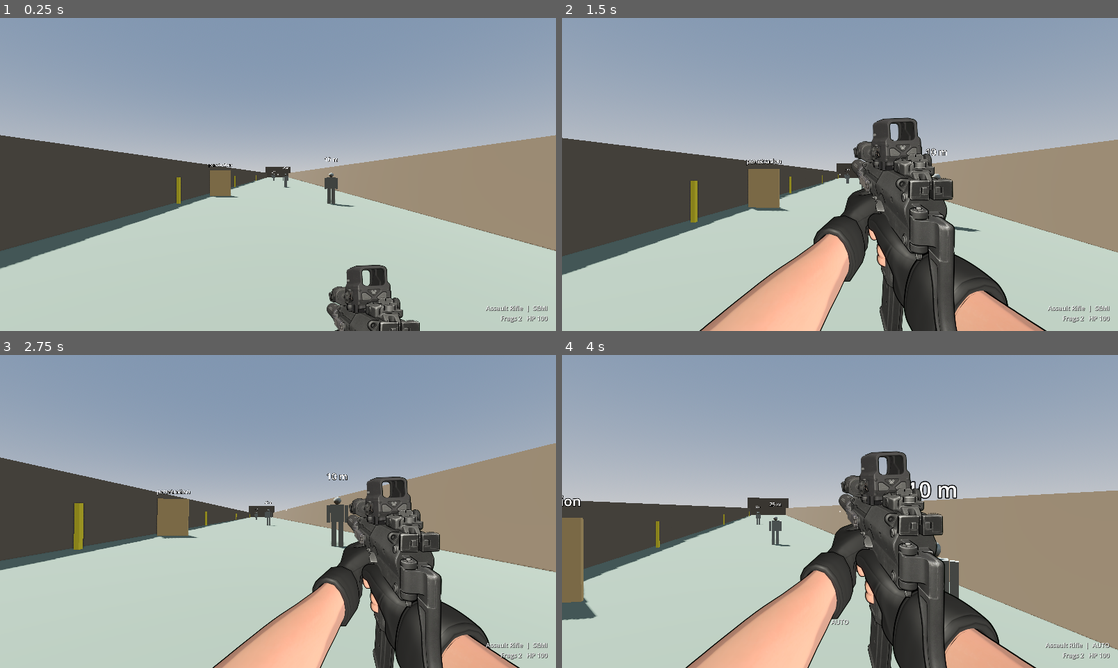
Above: before the commit, frames 1-4 (two rows, left to right).
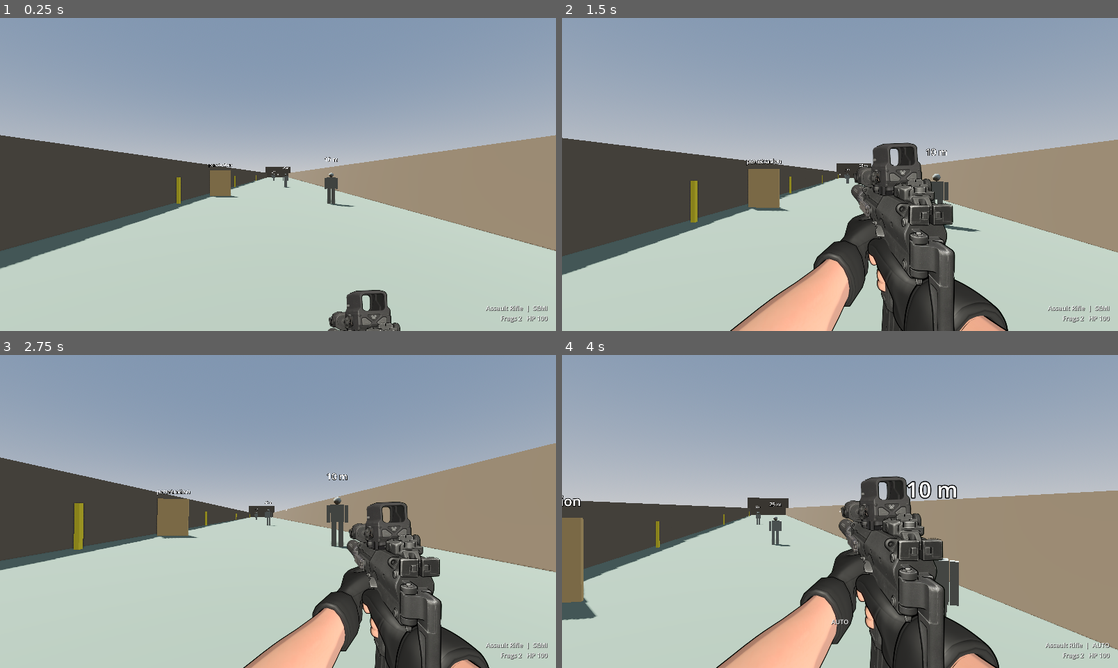
Above: after the commit, the same moments.

Repository: needlehead/DW-TACTICAL-SHOOTER-DEEPSEEK
Game: Godot game, scene res://maps/killhouse.tscn
Two runs of this game, one before a commit and one after it. Both use one fixed random seed, a clock stepped at 60 frames per second and the inputs below.
Inputs (mouse positions are in pixels of both pictures, inside the frame that each line leads up to):
- Up to frame 1 (0.25 s): no input
- Up to frame 2 (1.5 s): move the mouse to (867, 174) at 0.52 s; hold Right mouse button (ads) 0.53-1.28 s; hold W (move_forward) from 0.53 s (still down); tap Space (jump) at 0.77 s; move the mouse to (812, 174) at 1.27 s; right-click (812, 174) at 1.35 s
- Up to frame 3 (2.75 s): keep holding W (move_forward); tap Space (jump) at 1.52 s; move the mouse to (289, 505) at 2.02 s; hold C (crouch) from 2.03 s (still down); right-click (289, 505) at 2.3 s
- Up to frame 4 (4 s): keep holding W (move_forward); move the mouse to (834, 517) at 2.77 s; release C (crouch) at 2.78 s; click (834, 517) at 2.85 s; tap Space (jump) at 3.02, 3.77 s; right-click (834, 517) at 3.05 s; move the mouse to (878, 514) at 3.52 s; hold Right mouse button (ads) from 3.53 s (still down); tap B (fire_mode) at 3.6 s

The runs differ from the first frame. In frame 1, 1.8% of the frame differs, in the area x 58-76%, y 78-100%; in frame 2, 10%; in frame 3, 8.9%; in frame 4, 11%, in the area x 22-86%, y 30-100%.

Commit message:
Lower weapon sprites: per-weapon sprite_offset (default 8% of screen height down)
Co-Authored-By: Claude Opus 5.5 <noreply@anthropic.com>

Diff:
--- a/player/sprite_viewmodel.gd
+++ b/player/sprite_viewmodel.gd
@@ -53,7 +53,7 @@
 		-sway.x * sway_scale + bob.x * bob_scale + inertia.x * inertia_scale - deg_to_rad(player.freeaim.x) * freeaim_scale,
 		-sway.y * sway_scale - bob.y * bob_scale - inertia.y * inertia_scale - deg_to_rad(player.freeaim.y) * freeaim_scale
 			+ kick.z * kick_scale + lower * lower_drop + player.sprint_blend * sprint_drop) * k
-	off += Vector2(ads_shift.x * vp.x, ads_shift.y * k) * ads
+	off += Vector2(ads_shift.x * vp.x, ads_shift.y * k) * ads + d.sprite_offset * k
 
 	size = vp * (1.0 + overscan)
 	position = Vector2(-vp.x * overscan * 0.5, 0.0) + off  # overscan hangs below the screen
--- a/weapons/weapon_data.gd
+++ b/weapons/weapon_data.gd
@@ -60,6 +60,7 @@
 @export var shoot_sprite: Texture2D  ## shown for shoot_frame_time after each shot, with motion blur
 @export var ads_sprite: Texture2D  ## optional; without it the hip sprite zooms toward centre
 @export var reload_sprites: Array[Texture2D] = []  ## spread evenly over the reload time
+@export var sprite_offset := Vector2(0.0, 0.08)  ## fraction of screen height; +y moves the gun down
 @export var shoot_frame_time := 0.07
 @export var shoot_blur := 0.035  ## streak length as a fraction of screen height
 
